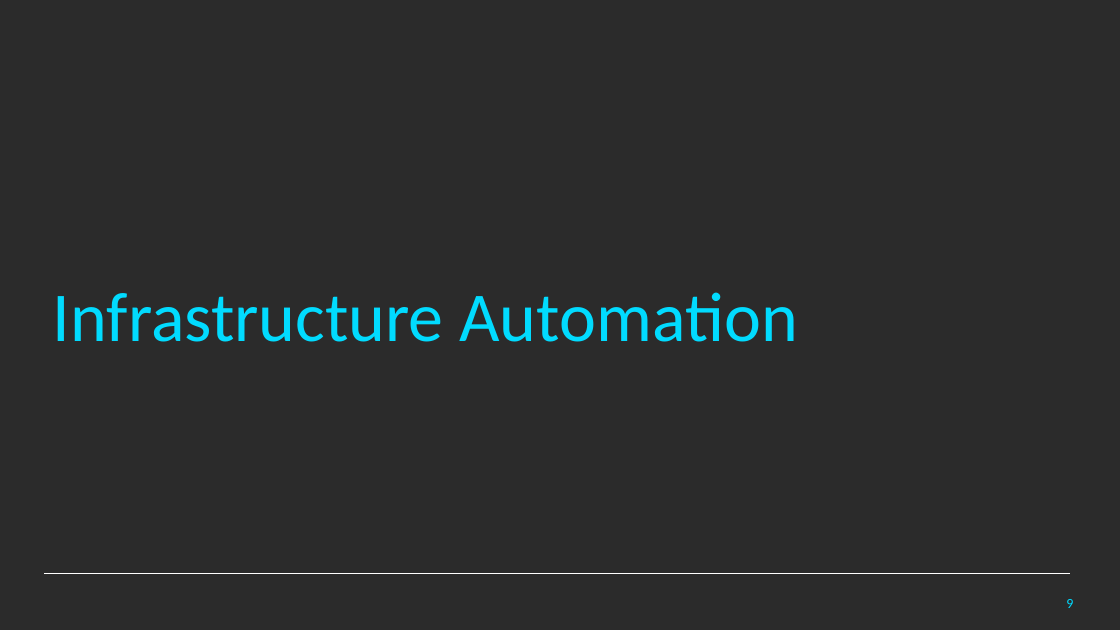
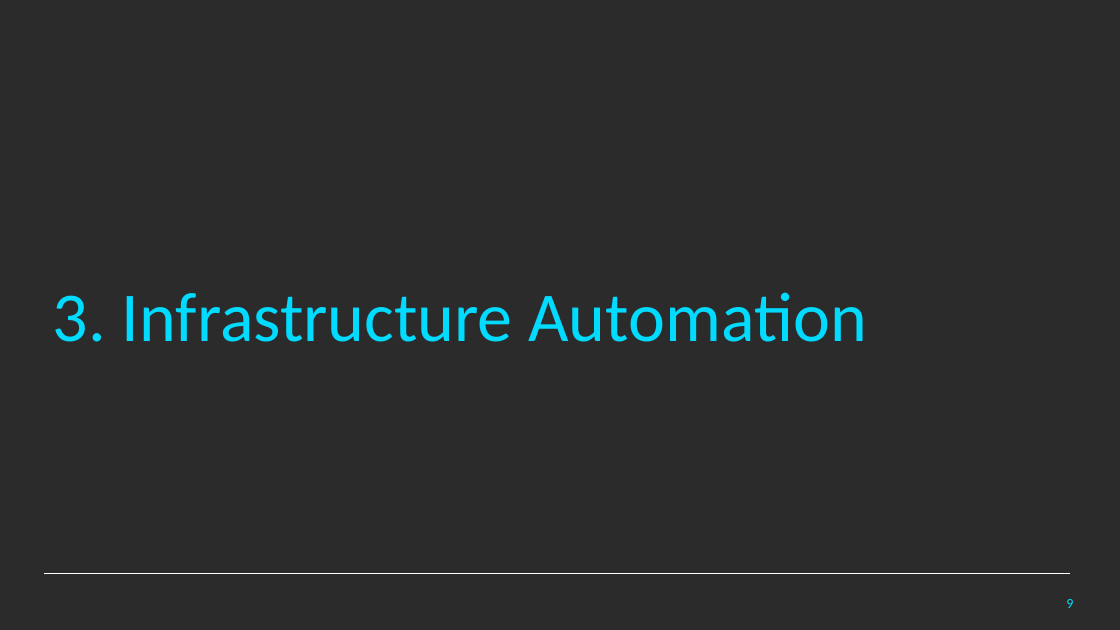
Before and after one commit to PlainConcepts/NetCore-Docker-Workshop, a slide deck: slide 9 of Docu/BestPractices&Antipatterns.pptx. Drawn at 1120x630 pixels with LibreOffice and Linux fonts; fonts in the diff are those of the drawing; background and template pictures are left out; a plain dark background stands for a picture behind light text. Boxes give left, top, right and bottom in pixels: in the first picture for what was removed or moved away, otherwise in the second. Text is boxed around its words. In the diff, an @@ line names an element or a change of style, - is before the commit and + after.

```diff
--- a/Docu/BestPractices&Antipatterns.pptx
+++ b/Docu/BestPractices&Antipatterns.pptx
@@ text at <box>53,292,866,342</box>: text changed @@
-Infrastructure Automation
+3. Infrastructure Automation
```
Also in this commit, not shown: 3 other slides changed, 13 slides added, 1 slide removed.
